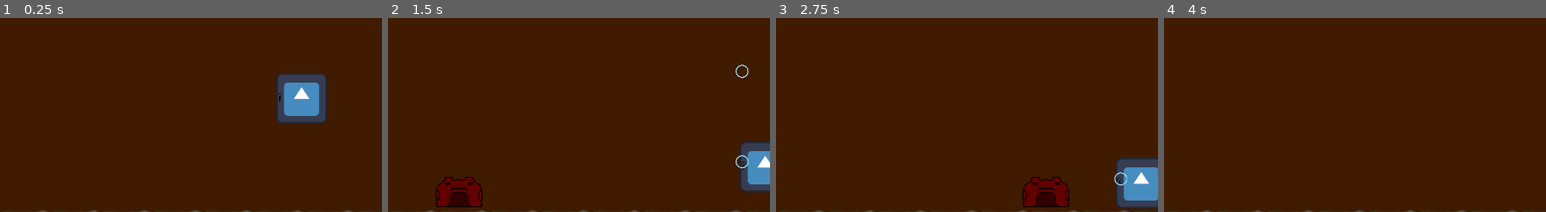
Above: before the commit, frames 1-4 (left to right).
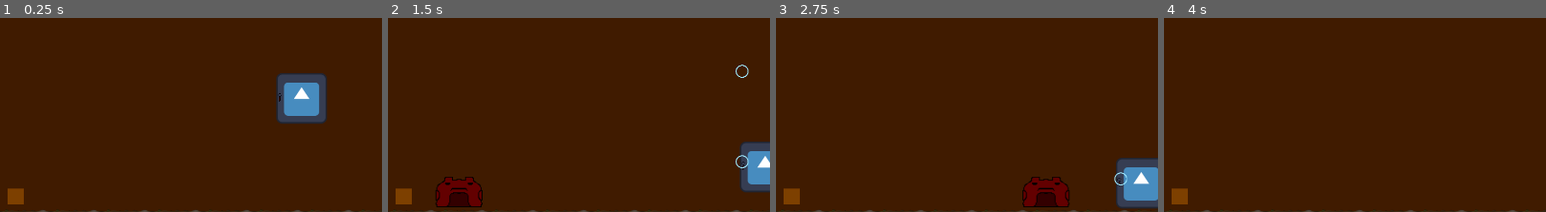
Above: after the commit, the same moments.

Repository: jadicodes/frouldron
Game: Godot game, scene res://world.tscn
Two runs of this game, one before a commit and one after it. Both use one fixed random seed, a clock stepped at 60 frames per second and the inputs below. The engine's default icon, where the game draws it, is replaced by a stand-in: a white triangle on a blue panel in a dark square.
Inputs:
- Up to frame 1 (0.25 s): no input
- Up to frame 2 (1.5 s): tap Enter (ui_accept) at 0.5, 0.77 s; hold Right (move_right) from 0.53 s (still down); tap Q (interact) at 0.6 s; tap E (shoot) at 0.8, 1.35 s
- Up to frame 3 (2.75 s): tap Enter (ui_accept) at 1.52 s; tap Q (interact) at 1.55, 2.1 s; release Right (move_right) at 2.03 s; hold Left (move_left) from 2.03 s (still down); tap E (shoot) at 2.3 s
- Up to frame 4 (4 s): release Left (move_left) at 2.78 s; hold Right (move_right) from 2.78 s (still down); tap E (shoot) at 2.85, 3.8 s; tap Enter (ui_accept) at 3.02, 3.77 s; tap Q (interact) at 3.05, 3.6 s
The pictures show only the part of the screen within x 44-94%, y 38-88%; the shares and areas given below are measured in that part.

The runs differ from the first frame. In frame 1, 0.4% of the frame differs, in the area x 2-7%, y 87-97%; in frame 2, 0.4%; in frame 3, 0.4%; in frame 4, 0.4%.

Commit message:
Add working cauldron

Diff:
--- a/project/cauldron/cauldron.gd
+++ b/project/cauldron/cauldron.gd
@@ -1,4 +1,7 @@
 extends Area2D
+
+signal change_element(element:Element)
+signal add_ammo()
 
 var interact := false
 @export var element = 0
@@ -11,7 +14,7 @@
 	if element == 2:
 		$Acid.visible = true
 	if element == 3:
-		$Mud.visible = true
+		$Earth.visible = true
 
 
 
@@ -19,17 +22,19 @@
 func _process(_delta: float) -> void:
 	if Input.is_action_just_pressed("interact") and interact == true:
 		if element == 0:
-			$Water.visible = true
+			emit_signal("add_ammo")
+			emit_signal("change_element","normal.tres")
 		if element == 1:
-			$Fire.visible = true
+			emit_signal("add_ammo")
+			emit_signal("change_element", "Fire.tres")
 		if element == 2:
-			$Acid.visible = true
+			emit_signal("add_ammo")
+			emit_signal("change_element","Acid.tres")
 		if element == 3:
-			$Mud.visible = true
+			emit_signal("add_ammo")
+			emit_signal("change_element", preload("res://element/earth.tres"))
 
-# if element == 1:
-#
-# elif element == 2:
+
 func _on_body_entered(body: Node2D) -> void:
 	interact = true
 
--- a/project/cauldron/cauldron.tscn
+++ b/project/cauldron/cauldron.tscn
@@ -28,7 +28,7 @@
 offset_bottom = 39.0
 color = Color(0.874685, 0.0240133, 1.92523e-07, 1)
 
-[node name="Mud" type="ColorRect" parent="."]
+[node name="Earth" type="ColorRect" parent="."]
 visible = false
 offset_left = 41.0
 offset_top = -1.0
--- a/project/wizard/bubble/bubble.gd
+++ b/project/wizard/bubble/bubble.gd
@@ -36,3 +36,7 @@
 
 func _on_timer_timeout() -> void:
 	queue_free()
+
+func set_element(new_element: Element) -> void:
+	element = new_element
+	sprite.modulate = element.color
--- a/project/wizard/bubble_shooter.gd
+++ b/project/wizard/bubble_shooter.gd
@@ -3,15 +3,18 @@
 
 const _MAX_AMMO := 50.0
 
-var bubble_type
+@export var element: Element = preload("res://element/normal.tres")
 var _bubble: Bubble
 var _current_ammo := _MAX_AMMO
 
 signal ammo_used(decrease_amt : int)
 
 
-func set_bubble_type():
-	pass
+func set_bubble_type(new_element: Element)-> void:
+	element = new_element
+
+func fill_ammo():
+	_current_ammo = _MAX_AMMO
 
 
 func get_bubble_type():
@@ -24,6 +27,7 @@
 		get_tree().get_root().add_child(_bubble)
 		_bubble.global_position = self.global_position
 		_bubble.set_velocity(direction)
+		_bubble.set_element(element)
 		_current_ammo -= _bubble.element.ammo_usage
 		var decrease :  = _bubble.element.ammo_usage
 		ammo_used.emit(decrease)
--- a/project/world.gd
+++ b/project/world.gd
@@ -15,3 +15,12 @@
 func _on_wizard_ammo_used(decrease_amt) -> void:
 	print(decrease_amt)
 	_ammo_bar.value -= decrease_amt
+
+
+
+func _on_cauldron_add_ammo() -> void:
+	$Wizard/BubbleShooter.fill_ammo()
+
+
+func _on_cauldron_change_element(element: Element) -> void:
+	$Wizard/BubbleShooter.set_bubble_type(element)
--- a/project/world.tscn
+++ b/project/world.tscn
@@ -1,10 +1,11 @@
-[gd_scene load_steps=11 format=4 uid="uid://djly2h2jcl2kh"]
+[gd_scene load_steps=12 format=4 uid="uid://djly2h2jcl2kh"]
 
 [ext_resource type="Script" path="res://world.gd" id="1_d12hr"]
 [ext_resource type="Texture2D" uid="uid://cta14ng6ojwy3" path="res://icon.svg" id="1_f5boq"]
 [ext_resource type="PackedScene" uid="uid://dkitvpr4dba28" path="res://wizard/wizard.tscn" id="2_61scl"]
 [ext_resource type="PackedScene" uid="uid://b2vxgw0eolsfr" path="res://enemy/base_enemy.tscn" id="3_mgd26"]
 [ext_resource type="Texture2D" uid="uid://m1niuarjqsgq" path="res://dirt_tile.png" id="4_m1t8j"]
+[ext_resource type="PackedScene" uid="uid://cvlivrphp416p" path="res://cauldron/cauldron.tscn" id="5_4m26d"]
 
 [sub_resource type="TileSetAtlasSource" id="TileSetAtlasSource_scnr5"]
 texture = ExtResource("1_f5boq")
@@ -74,4 +75,10 @@
 nine_patch_stretch = true
 texture_progress = SubResource("GradientTexture1D_c7pj2")
 
+[node name="cauldron" parent="." instance=ExtResource("5_4m26d")]
+position = Vector2(818, 904)
+element = 3
+
 [connection signal="ammo_used" from="Wizard" to="." method="_on_wizard_ammo_used"]
+[connection signal="add_ammo" from="cauldron" to="." method="_on_cauldron_add_ammo"]
+[connection signal="change_element" from="cauldron" to="." method="_on_cauldron_change_element"]
